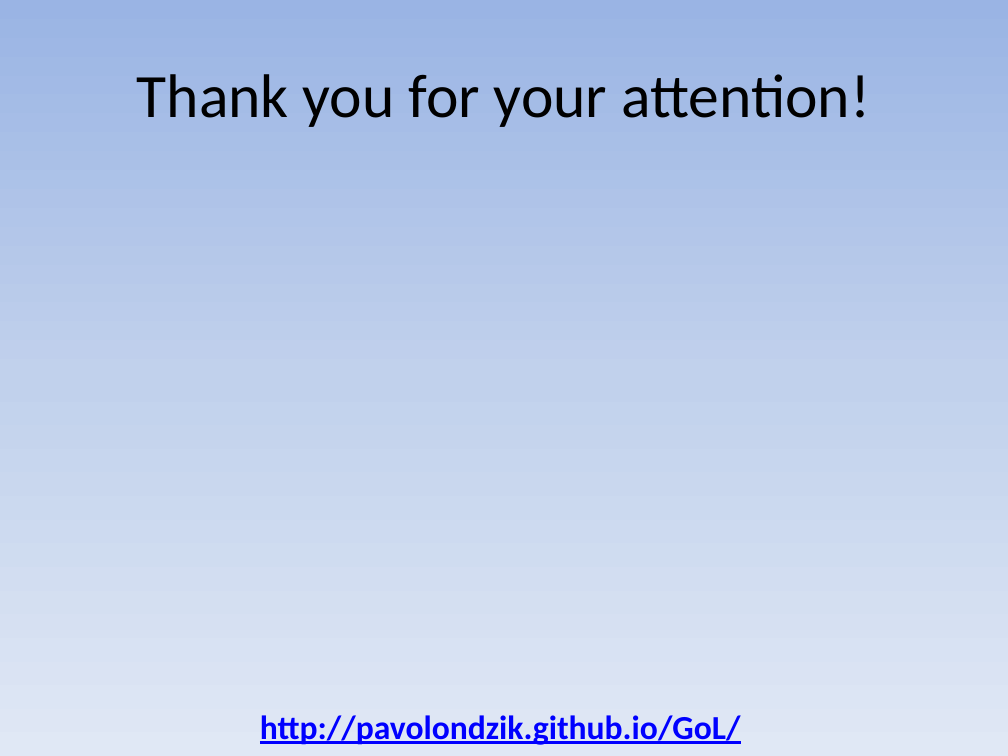
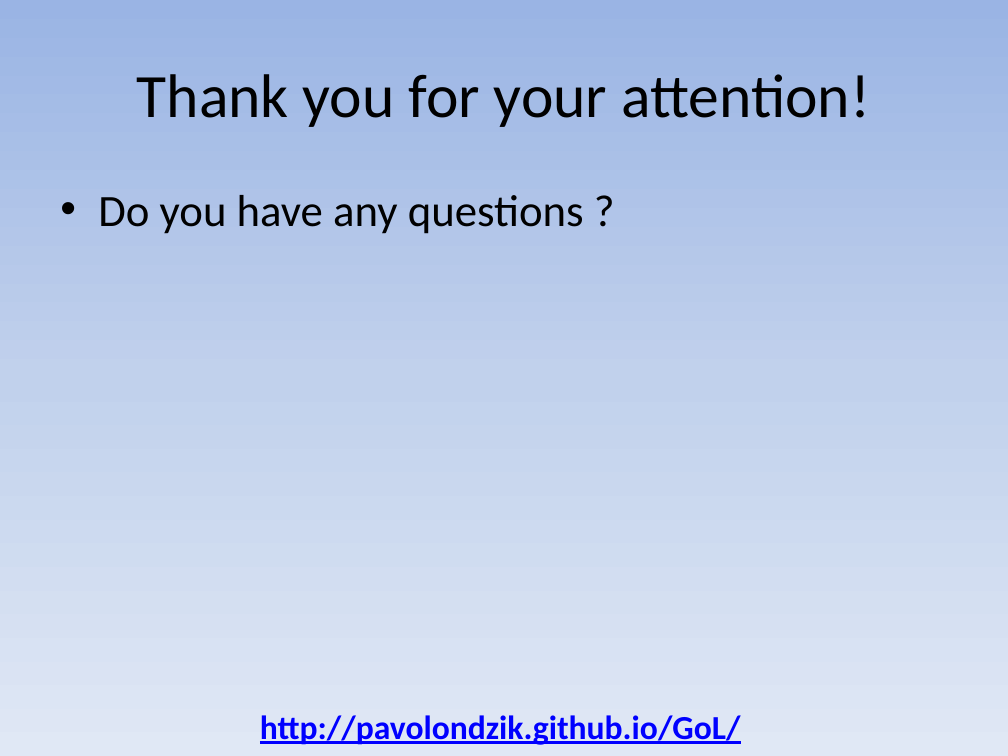
Before and after one commit to pavolondzik/GoL, a slide deck: slide 9 of Conway's Game of Life.pptx (slide 7 before the commit). Drawn at 1008x756 pixels with LibreOffice and Linux fonts; fonts in the diff are those of the drawing. Boxes give left, top, right and bottom in pixels: in the first picture for what was removed or moved away, otherwise in the second. Text is boxed around its words. In the diff, an @@ line names an element or a change of style, - is before the commit and + after.

```diff
--- a/Conway's Game of Life.pptx
+++ b/Conway's Game of Life.pptx
@@ text added at (98, 195, 584, 234), 32 pt, text #000000 @@
+• Do you have any questions ?
```
Also in this commit, not shown: 2 other slides changed, 2 slides added, 4 other files.
